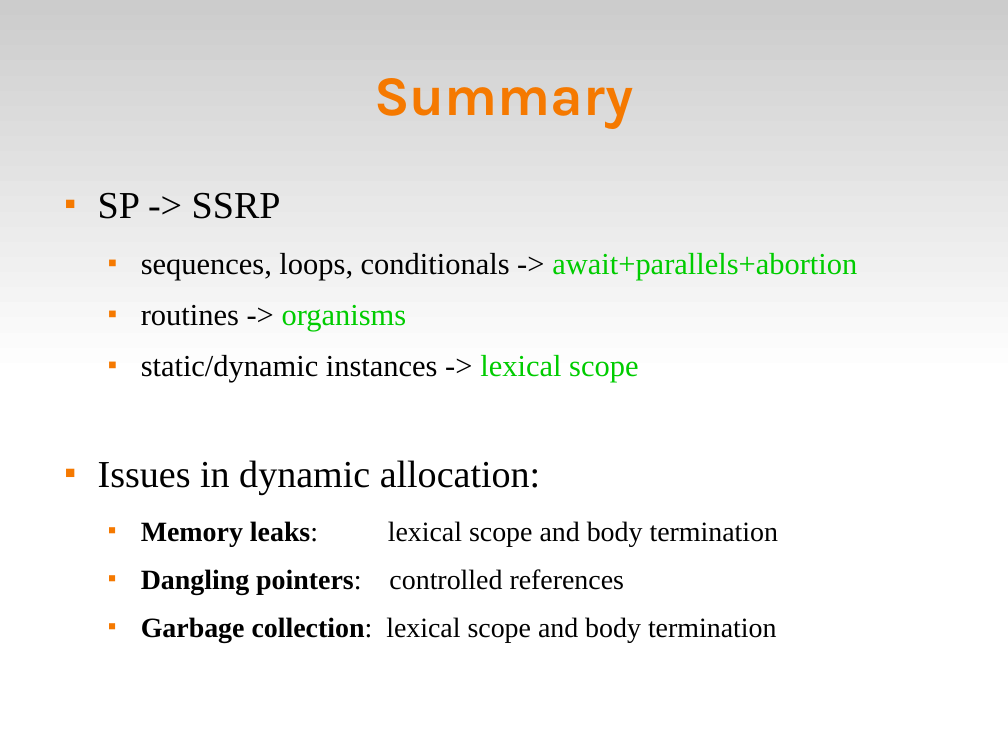
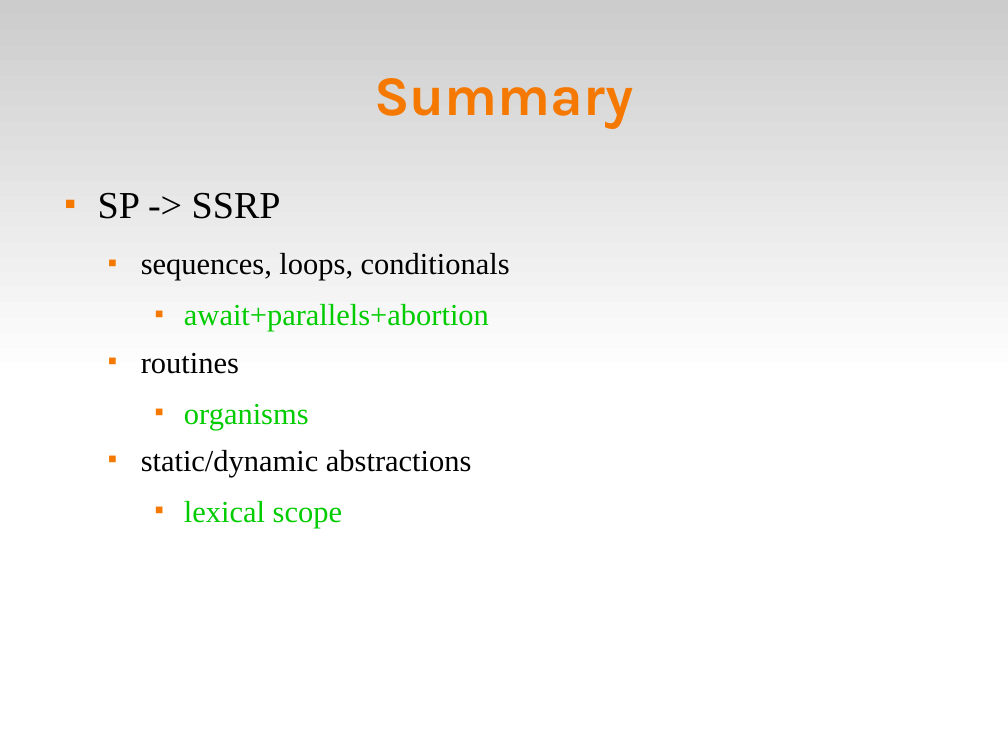
Before and after one commit to fsantanna-no/ceu-docs, a slide deck: slide 23 of ceu_wgld.odp (slide 26 before the commit). Drawn at 1008x756 pixels with LibreOffice and Linux fonts; fonts in the diff are those of the drawing. Boxes give left, top, right and bottom in pixels: in the first picture for what was removed or moved away, otherwise in the second. Text is boxed around its words. In the diff, an @@ line names an element or a change of style, - is before the commit and + after.

```diff
--- a/ceu_wgld.odp
+++ b/ceu_wgld.odp
@@ text at bbox=[141, 253, 510, 528]: text changed @@
-  ■ sequences, loops, conditionals -> await+parallels+abortion
-  ■ routines -> organisms
-  ■ static/dynamic instances -> lexical scope
+  ■ sequences, loops, conditionals
+    ■ await+parallels+abortion
+  ■ routines
+    ■ organisms
+  ■ static/dynamic abstractions
+    ■ lexical scope
@@ text removed at bbox=[98, 460, 779, 642] @@
-■ Issues in dynamic allocation:
-  ■ Memory leaks: lexical scope and body termination
-  ■ Dangling pointers: controlled references
-  ■ Garbage collection: lexical scope and body termination
```
Also in this commit, not shown: 5 other slides changed, 3 slides added, 1 slide removed.
